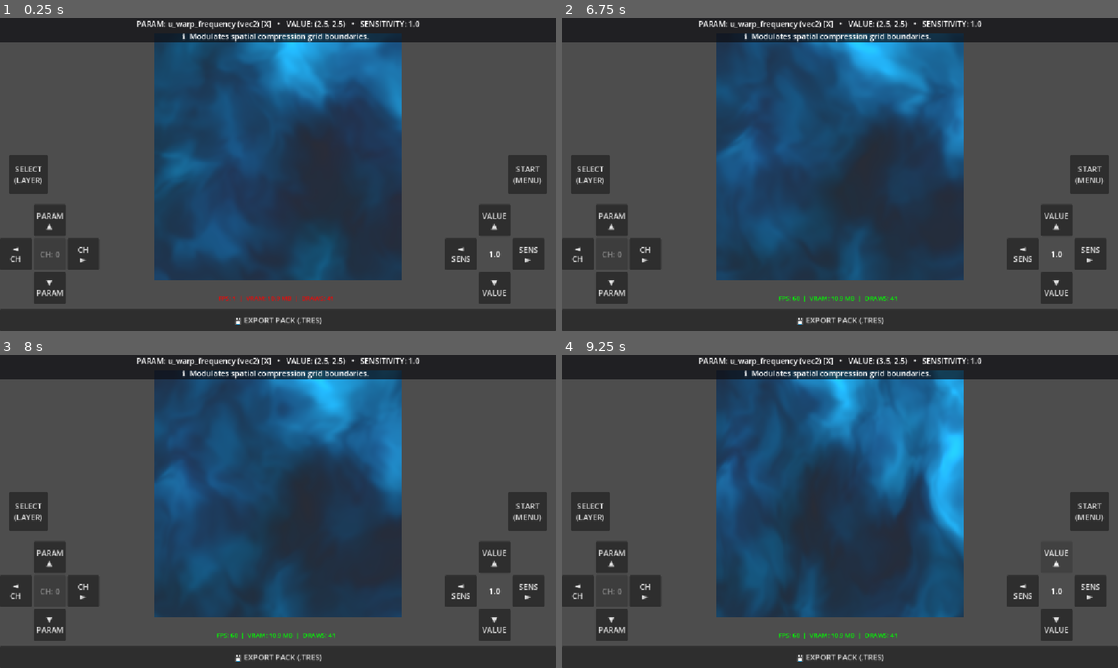
Above: before the commit, frames 1-4 (two rows, left to right).
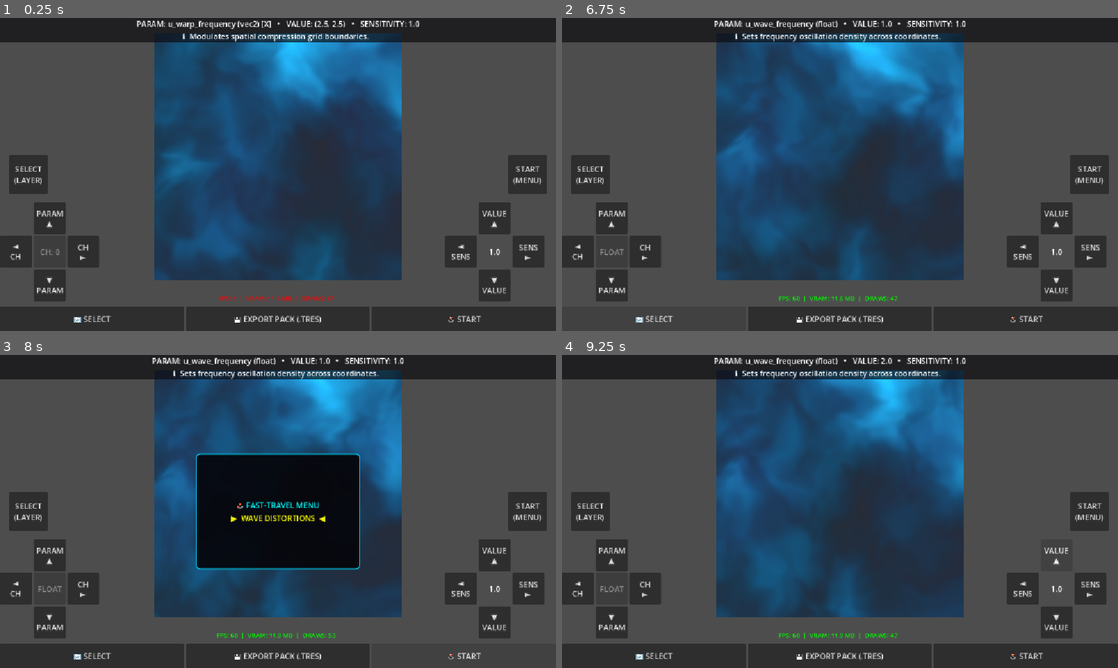
Above: after the commit, the same moments.

Repository: ocybin-solo/TATOOL
Game: Godot game, scene res://main.tscn
Two runs of this game, one before a commit and one after it. Both use one fixed random seed, a clock stepped at 60 frames per second and the inputs below.
Inputs:
- Up to frame 1 (0.25 s): no input
- Up to frame 2 (6.75 s): click "SELECT (LAYER)" at 0.5 s; click "START (MENU)" at 1.25 s; click "PARAM ▲" at 2 s; click "◄ CH" at 2.75 s; click "CH ►" at 3.5 s; click "▼ PARAM" at 4.25 s; click "◄ SENS" at 5 s; click "SENS ►" at 5.75 s; click "SELECT (LAYER)" (after the commit: "🔄 SELECT") at 6.5 s
- Up to frame 3 (8 s): click "START (MENU)" (after the commit: "🕹️ START") at 7.25 s
- Up to frame 4 (9.25 s): click "START (MENU)" (after the commit: "🕹️ START") at 8 s; click "VALUE ▲" at 8.75 s

The runs differ from the first frame. In frame 1, 2.4% of the frame differs, in the area x 0-100%, y 58-100%; in frame 2, 3.3%; in frame 3, 14%; in frame 4, 18%, in the area x 0-100%, y 0-100%.

Commit message:
Start and Select
They work now after straight up not being afraid of hallucinations anymore!  We worked together to discover why the start and select buttons weren't working. Actually, we moved them to the bottom bar and they worked.

Diff:
--- a/DynamicUI.gd
+++ b/DynamicUI.gd
@@ -1,6 +1,10 @@
 extends VBoxContainer
 
 signal uniform_changed(name: String, value: Variant)
+
+# Stores Category Names linked to the first uniform variable inside them
+# Format: {"colors": "u_pattern_color", "scales": "u_warp_frequency"}
+var shader_categories: Dictionary = {}
 
 var parsed_uniforms: Array = []
 var active_index: int = 0
@@ -9,6 +13,7 @@
 var current_sens_index: int = 2
 var active_sub_channel: int = 0
 var uniform_values: Dictionary = {}
+var is_input_blocked: bool = false
 
 # Dictionary cache linking variable names directly to their parsed comments
 var uniform_descriptions: Dictionary = {}
@@ -139,19 +144,26 @@
 	parsed_uniforms.clear()
 	uniform_values.clear()
 	uniform_descriptions.clear()
+	shader_categories.clear() # Reset category map
 
 	var lines = shader_code.split("\n")
 	var active_cached_desc: String = ""
+	var active_cached_cat: String = ""
 
 	for line in lines:
 		var trimmed = line.strip_edges()
 
-		# 1. Capture description tags
+		# 1. Capture category tags
+		if trimmed.begins_with("// CAT:"):
+			active_cached_cat = trimmed.replace("// CAT:", "").strip_edges()
+			continue
+
+		# 2. Capture description tags
 		if trimmed.begins_with("// DESC:"):
 			active_cached_desc = trimmed.replace("// DESC:", "").strip_edges()
 			continue
 
-		# 2. Match variables via code structure syntax
+		# 3. Match uniform variables
 		if trimmed.contains("uniform"):
 			var regex = RegEx.new()
 			regex.compile("uniform\\s+(float|vec2|vec4)\\s+(\\w+)")
@@ -165,14 +177,20 @@
 
 				parsed_uniforms.append({"name": u_name, "type": u_type})
 
-				# Link description to variable if tag was cached on previous lines
+				# Link first discovered variable to the active category block
+				if active_cached_cat != "":
+					if not shader_categories.has(active_cached_cat):
+						shader_categories[active_cached_cat] = u_name
+					active_cached_cat = "" # Clear temporary tag
+
+				# Link descriptions
 				if active_cached_desc != "":
 					uniform_descriptions[u_name] = active_cached_desc
-					active_cached_desc = "" # Clear temporary cache buffer
+					active_cached_desc = ""
 				else:
 					uniform_descriptions[u_name] = "Analog variable adjustment channel link."
 
-				# Populate logical defaults
+				# Populate defaults
 				if u_name == "u_warp_frequency": uniform_values[u_name] = Vector2(2.5, 2.5)
 				elif u_type == "float": uniform_values[u_name] = 1.0
 				elif u_type == "vec2": uniform_values[u_name] = Vector2(5.0, 5.0)
@@ -183,12 +201,28 @@
 	update_status_readout()
 
 func _on_dpad_up() -> void:
+	# 🌟 SECURE GROUP-BASED NAVIGATION
+	var main_manager = get_tree().get_first_node_in_group("main_manager")
+
+	if main_manager and main_manager.get("is_menu_open"):
+		main_manager.active_menu_index = posmod(main_manager.active_menu_index - 1, main_manager.active_menu_categories.size())
+		main_manager.redraw_fast_travel_menu()
+		return
+
 	if parsed_uniforms.is_empty(): return
 	active_index = posmod(active_index - 1, parsed_uniforms.size())
 	active_sub_channel = 0
 	update_status_readout()
 
 func _on_dpad_down() -> void:
+	# 🌟 SECURE GROUP-BASED NAVIGATION
+	var main_manager = get_tree().get_first_node_in_group("main_manager")
+
+	if main_manager and main_manager.get("is_menu_open"):
+		main_manager.active_menu_index = posmod(main_manager.active_menu_index + 1, main_manager.active_menu_categories.size())
+		main_manager.redraw_fast_travel_menu()
+		return
+
 	if parsed_uniforms.is_empty(): return
 	active_index = posmod(active_index + 1, parsed_uniforms.size())
 	active_sub_channel = 0
@@ -221,8 +255,13 @@
 	update_status_readout()
 
 func modify_active_value(direction_multiplier: float) -> void:
+	# 🌟 SAFETY VALVE GUARD LINE
+	if is_input_blocked: return
+
+	# The rest of your existing modify_active_value function remains the same:
 	if parsed_uniforms.is_empty(): return
 	var active_uniform = parsed_uniforms[active_index]
+
 	var u_name = active_uniform["name"]
 	var u_type = active_uniform["type"]
 	var applied_change = direction_multiplier * sensitivity
@@ -263,14 +302,14 @@
 	var val_str = str(uniform_values[p_name])
 	var sens_str = str(sensitivity)
 
-	# Pull description string out of the cache map
 	var desc_str = uniform_descriptions.get(p_name, "Adjustable hardware matrix parameter.")
 
-	# --- UPGRADED DOUBLE-LINE FORMATTING BLOCK ---
-	# Line 1: Real-time numeric variable states
-	# Line 2 (\n): Static human-readable operational description text
+	# --- UPGRADED CONTEXT-SAFE SEPARATED LABEL LAYOUT BLOCK ---
+	# We format the text locally. This decouples the status label from
+	# layout container updates at boot, preventing recursive stack loops.
 	label_status.text = "  PARAM: %s (%s)%s   •   VALUE: %s   •   SENSITIVITY: %s  \nℹ️  %s  " % [
 		p_name, u_type, sub_ch, val_str, sens_str, desc_str
 	]
 
-	if label_sens_indicator:label_sens_indicator.text = sens_str
+	if label_sens_indicator:
+		label_sens_indicator.text = sens_str
--- a/MainManager.gd
+++ b/MainManager.gd
@@ -39,11 +39,13 @@
 
 
 func _ready() -> void:
+	# 🌟 REGISTER GLOBAL NODE GROUP (Removes fixed-depth path dependencies)
+	add_to_group("main_manager")
+
 	set_anchors_and_offsets_preset(Control.PRESET_FULL_RECT)
 	mouse_filter = Control.MOUSE_FILTER_PASS
 
 	current_preset = load("res://PatternPreset.gd").new()
-
 	setup_dual_pass_pipeline()
 	setup_interface_layer()
 	load_default_test_shaders()
@@ -158,6 +160,7 @@
 	display_row_container.add_child(start_spacer)
 
 func setup_interface_layer() -> void:
+	# Ensure it binds directly to the global class variable
 	var ui_layer = CanvasLayer.new()
 	add_child(ui_layer)
 
@@ -173,12 +176,9 @@
 	top_status_holder.add_theme_stylebox_override("panel", style)
 	main_layout.add_child(top_status_holder)
 
-	# Internal layout to push performance data to the far right side
 	var top_hbox = HBoxContainer.new()
 	top_hbox.mouse_filter = Control.MOUSE_FILTER_PASS
 	top_status_holder.add_child(top_hbox)
-
-
 
 	var upper_spacer = Control.new()
 	upper_spacer.size_flags_vertical = Control.SIZE_EXPAND_FILL
@@ -189,28 +189,58 @@
 	main_layout.add_child(control_panel)
 	control_panel.uniform_changed.connect(_on_ui_uniform_modified)
 
+	# =========================================================================
+	# 🕹️ UNIFIED THREE-BUTTON HARDWARE CLUSTER ROW
+	# =========================================================================
 	var bottom_toolbar = HBoxContainer.new()
-	bottom_toolbar.custom_minimum_size = Vector2(0, 45)
+	bottom_toolbar.custom_minimum_size = Vector2(0, 50)
+	bottom_toolbar.alignment = BoxContainer.ALIGNMENT_CENTER
 	main_layout.add_child(bottom_toolbar)
 
+	# 1. SELECT (Left Side of Group)
+	var btn_select_layer = Button.new()
+	btn_select_layer.text = "🔄 SELECT"
+	btn_select_layer.size_flags_horizontal = Control.SIZE_EXPAND_FILL
+	btn_select_layer.pressed.connect(_on_select_button_pressed)
+	bottom_toolbar.add_child(btn_select_layer)
+
+	# 2. EXPORT PACK (Center Anchor)
 	var btn_save = Button.new()
 	btn_save.text = "💾 EXPORT PACK (.TRES)"
 	btn_save.size_flags_horizontal = Control.SIZE_EXPAND_FILL
 	btn_save.pressed.connect(save_current_pattern_preset)
 	bottom_toolbar.add_child(btn_save)
 
+	# 3. START MENU (Right Side of Group)
+	var btn_start_menu = Button.new()
+	btn_start_menu.text = "🕹️ START"
+	btn_start_menu.size_flags_horizontal = Control.SIZE_EXPAND_FILL
+	btn_start_menu.pressed.connect(_on_start_button_pressed)
+	bottom_toolbar.add_child(btn_start_menu)
+
 func _on_select_button_pressed() -> void:
+	print("🚨 SELECT BUTTON METRIC RECEIVED BY MAIN MANAGER! 🚨")
+	# 1. Flip our internal focus layer variable (0 -> 1 -> 0)
 	active_shader_layer = posmod(active_shader_layer + 1, 2)
+
+	# 🌟 THE FIX: Force the UI selection pointer to reset back to zero before rebuilding the arrays
+	control_panel.active_index = 0
+	control_panel.active_sub_channel = 0
+
 	if active_shader_layer == 0:
+		print("Console Focus: Pass 1 (Pattern Generator)")
 		control_panel.load_shader_source(pass1_material.shader.code)
 		for u_name in control_panel.uniform_values:
 			var val = pass1_material.get_shader_parameter(u_name)
 			if val != null: control_panel.uniform_values[u_name] = val
 	else:
+		print("Console Focus: Pass 2 (Animation Effects)")
 		control_panel.load_shader_source(pass2_material.shader.code)
 		for u_name in control_panel.uniform_values:
 			var val = pass2_material.get_shader_parameter(u_name)
 			if val != null: control_panel.uniform_values[u_name] = val
+
+	# 2. Force the text ribbon across the top of the screen to redraw itself completely
 	control_panel.update_status_readout()
 
 func _on_start_button_pressed() -> void:
@@ -221,21 +251,19 @@
 		close_fast_travel_menu()
 
 func open_fast_travel_menu() -> void:
-	# 1. Ask the UI panel to give us the categories parsed from the active shader file
 	active_menu_categories = control_panel.shader_categories.keys()
 	if active_menu_categories.is_empty():
 		is_menu_open = false
 		return
-
 	active_menu_index = 0
 
-	# 2. Programmatically construct the layout panel overlay window
 	menu_overlay_panel = PanelContainer.new()
-	menu_overlay_panel.custom_minimum_size = Vector2(300, 200)
+	menu_overlay_panel.custom_minimum_size = Vector2(340, 240)
 	var style = StyleBoxFlat.new()
-	style.bg_color = Color(0.02, 0.02, 0.04, 0.95)
+	style.bg_color = Color(0.02, 0.02, 0.04, 0.92)
 	style.set_border_width_all(2)
-	style.border_color = Color(0.1, 0.7, 0.9, 0.8)
+	style.border_color = Color(0.0, 0.85, 1.0, 0.9)
+	style.set_corner_radius_all(8)
 	menu_overlay_panel.add_theme_stylebox_override("panel", style)
 	upper_display_area.add_child(menu_overlay_panel)
 
@@ -243,8 +271,8 @@
 	menu_list_box.alignment = BoxContainer.ALIGNMENT_CENTER
 	menu_overlay_panel.add_child(menu_list_box)
 
-	# Block regular thumb pad logic from firing while configuring menu options
-	control_panel.set_process_input(false)
+	# 🌟 FIX THE LOOPS: Set our custom safety flag instead of modifying core input loops
+	control_panel.is_input_blocked = true
 	redraw_fast_travel_menu()
 
 func redraw_fast_travel_menu() -> void:
@@ -268,21 +296,19 @@
 			lbl.text = "    %s    " % active_menu_categories[i].to_upper()
 			lbl.add_theme_color_override("font_color", Color.DARK_GRAY)
 		menu_list_box.add_child(lbl)
+
 func close_fast_travel_menu() -> void:
 	if not menu_overlay_panel: return
-
-	# Fast-Travel Snap! Find the target parameter index linked to this chosen category block
 	var selected_cat = active_menu_categories[active_menu_index]
 	var target_param_name = control_panel.shader_categories[selected_cat]
 
-	# Scan parsed uniform arrays inside the UI wrapper container to lock down indices matching names
 	for idx in range(control_panel.parsed_uniforms.size()):
 		if control_panel.parsed_uniforms[idx]["name"] == target_param_name:
 			control_panel.active_index = idx
 			break
 
-	# Restore standard mobile d-pad navigation controls
-	control_panel.set_process_input(true)
+	# 🌟 FIX THE LOOPS: Restore input channel access safely
+	control_panel.is_input_blocked = false
 	control_panel.update_status_readout()
 
 	menu_overlay_panel.queue_free()
@@ -371,23 +397,27 @@
 
 
 func load_default_test_shaders() -> void:
-	# PASS 1: The Inigo Quilez Domain Warping Pattern (With Description Tags)
+	# PASS 1: The Inigo Quilez Domain Warping Pattern
 	var p1_src = """
 	shader_type canvas_item;
 	uniform float u_time;
 
+	// CAT: Spatial Configuration
 	// DESC: Modulates spatial compression grid boundaries.
 	uniform vec2 u_warp_frequency = vec2(2.5, 2.5);
 
+	// CAT: Warping Calculations
 	// DESC: Controls absolute topological distortion strength.
 	uniform float u_warp_strength = 1.1;
 
 	// DESC: Adjusts fractal Brownian depth loops (1.0 to 5.0).
 	uniform float u_noise_detail = 4.0;
 
+	// CAT: Fluid Motion
 	// DESC: Changes global texture drift tracking velocity.
 	uniform float u_flow_speed = 0.4;
 
+	// CAT: Aesthetics & Tinting
 	// DESC: Sets primary tint vector values.
 	uniform vec4 u_pattern_color : source_color = vec4(0.1, 0.7, 0.9, 1.0);
 
@@ -418,12 +448,13 @@
 	}
 	"""
 
-	# PASS 2: Animation Effect Filter (With Description Tags)
+	# PASS 2: Animation Effect Filter
 	var p2_src = """
 	shader_type canvas_item;
 	uniform float u_time;
 	uniform sampler2D u_pattern_texture;
 
+	// CAT: Wave Distortions
 	// DESC: Sets frequency oscillation density across coordinates.
 	uniform float u_wave_frequency = 10.0;
 
@@ -441,12 +472,8 @@
 	}
 	"""
 
-	var s1 = Shader.new()
-	s1.code = p1_src
-
-	var s2 = Shader.new()
-	s2.code = p2_src
-
+	var s1 = Shader.new(); s1.code = p1_src
+	var s2 = Shader.new(); s2.code = p2_src
 	pass1_material.shader = s1
 	pass2_material.shader = s2
 	pass2_material.set_shader_parameter("u_pattern_texture", pass1_viewport.get_texture())
--- a/PatternPreset.gd
+++ b/PatternPreset.gd
@@ -2,5 +2,7 @@
 extends Resource
 
 @export var shader_code: String = ""
-@export var uniform_values: Dictionary = {}  # Format: {"u_scale": 3.0, "u_color": Color.WHITE}
+@export var uniform_values: Dictionary = {}
 @export var target_resolution: Vector2 = Vector2(512, 512)
+
+ # Format: {"u_scale": 3.0, "u_color": Color.WHITE}
--- a/main.tscn
+++ b/main.tscn
@@ -2,7 +2,7 @@
 
 [ext_resource type="Script" uid="uid://dgtuk05v0xbo3" path="res://MainManager.gd" id="1_ig7tw"]
 
-[node name="Main" type="VBoxContainer" unique_id=478646852]
+[node name="main" type="VBoxContainer" unique_id=478646852]
 anchors_preset = 15
 anchor_right = 1.0
 anchor_bottom = 1.0
